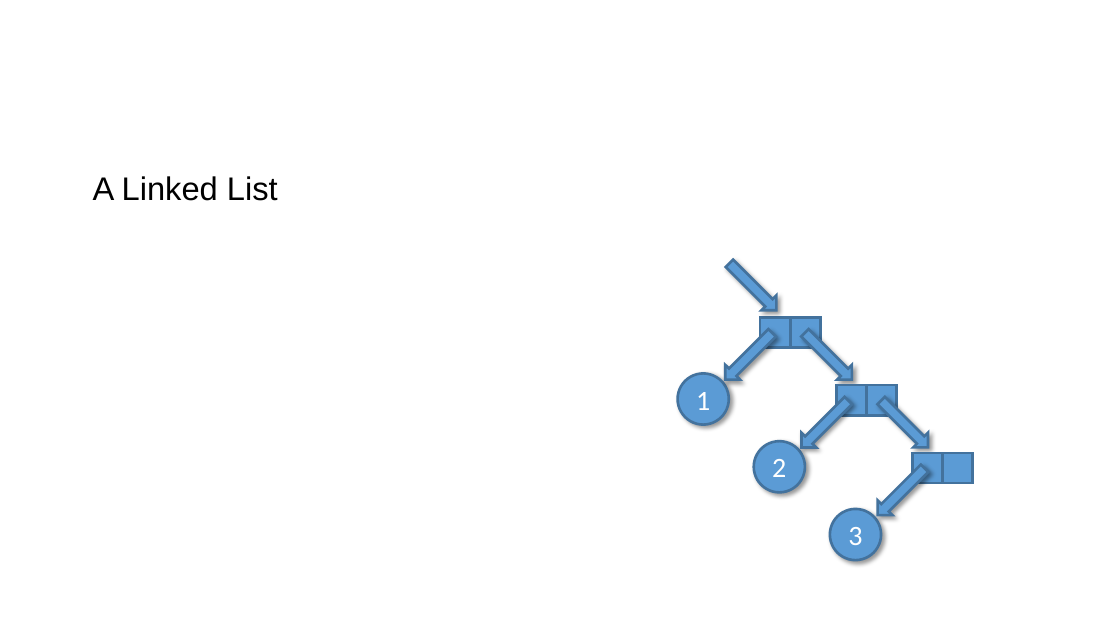
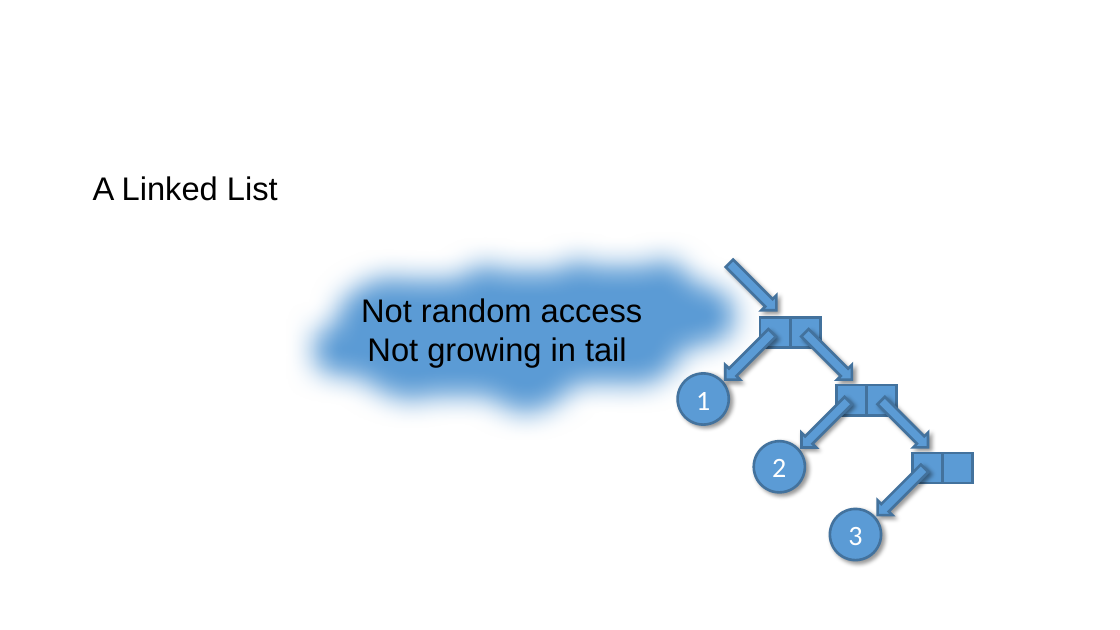
Before and after one commit to stefanvstein/fsgrit, a slide deck: slide 2 of vector.pptx. Drawn at 1120x630 pixels with LibreOffice and Linux fonts; fonts in the diff are those of the drawing. Boxes give left, top, right and bottom in pixels: in the first picture for what was removed or moved away, otherwise in the second. Text is boxed around its words. In the diff, an @@ line names an element or a change of style, - is before the commit and + after.

```diff
--- a/vector.pptx
+++ b/vector.pptx
@@ cloud added at bbox=[262, 224, 778, 444], fill #5B9BD5, 28 pt, text #000000 @@
+Not random access
+Not growing in tail
```
Also in this commit, not shown: 4 other slides changed, 1 slide removed.
